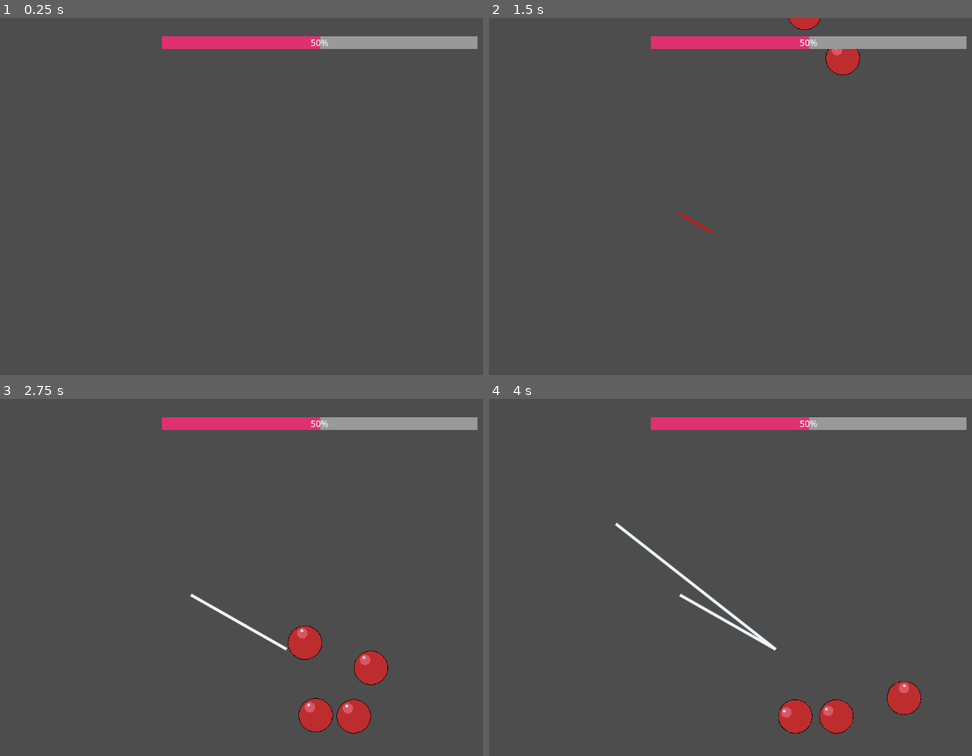
Above: before the commit, frames 1-4 (two rows, left to right).
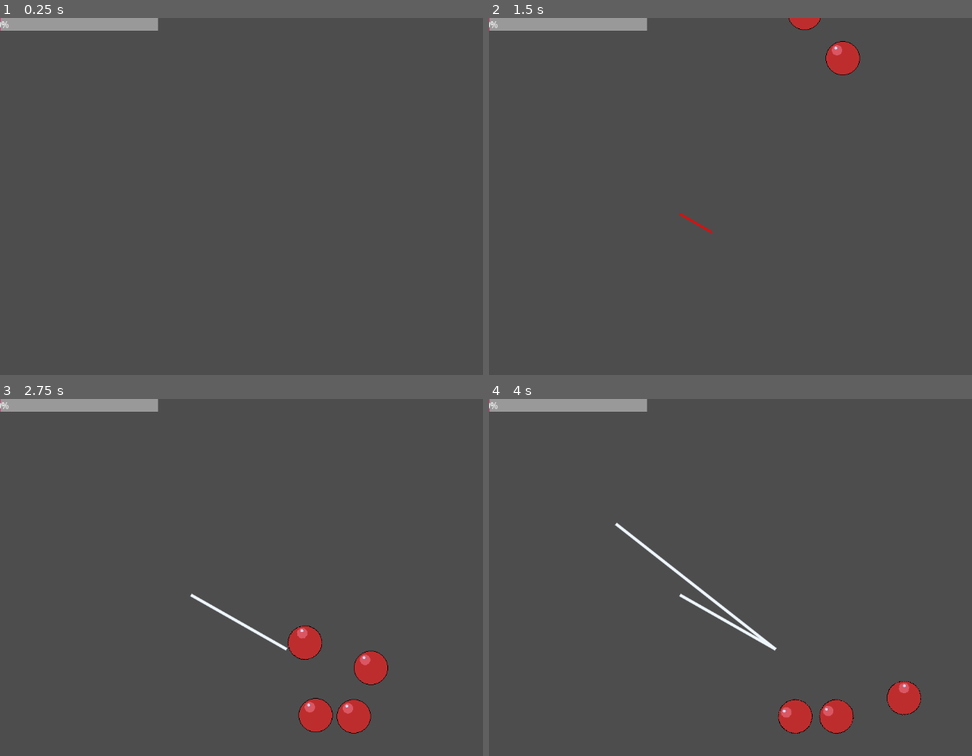
Above: after the commit, the same moments.

Repository: ozlow-hash/physics-rope
Game: Godot game, scene res://Level.tscn
Two runs of this game, one before a commit and one after it. Both use one fixed random seed, a clock stepped at 60 frames per second and the inputs below.
Inputs (mouse positions are in pixels of both pictures, inside the frame that each line leads up to):
- Up to frame 1 (0.25 s): no input
- Up to frame 2 (1.5 s): tap Enter at 0.5 s; move the mouse to (947, 178) at 0.52 s; press the mouse at (947, 178) at 0.53 s; release the mouse at (947, 178) at 1.25 s; drag from (682, 214) to (773, 267) at 1.27 s
- Up to frame 3 (2.75 s): move the mouse to (381, 498) at 2.02 s; press the mouse at (381, 498) at 2.03 s
- Up to frame 4 (4 s): release the mouse at (870, 498) at 2.75 s; drag from (773, 648) to (614, 523) at 2.77 s; move the mouse to (outside the picture) at 3.52 s; press the mouse at (outside the picture) at 3.53 s

The runs differ from the first frame. In frame 1, 3.5% of the frame differs, in the area x 0-99%, y 0-9%; in frame 2, 3.5%; in frame 3, 3.5%; in frame 4, 3.5%.
Error after the commit: Invalid access to property or key 'max_length' on a base object of type 'CanvasLayer'. (res://hud.gd:6)

Commit message:
Updated health bar

Diff:
--- a/Level.tscn
+++ b/Level.tscn
@@ -7,7 +7,7 @@
 
 [node name="Level" type="Node2D" unique_id=1858084982]
 
-[node name="Node2D" parent="." unique_id=1271217963 instance=ExtResource("1_bexhn")]
+[node name="Player" parent="." unique_id=1271217963 instance=ExtResource("1_bexhn")]
 
 [node name="Camera2D" type="Camera2D" parent="." unique_id=826693543]
 
--- a/Player.tscn
+++ b/Player.tscn
@@ -1,8 +1,28 @@
 [gd_scene format=3 uid="uid://ykqnk1mp8ktg"]
 
 [ext_resource type="Script" uid="uid://shv6rfvynb7l" path="res://player.gd" id="1_xhfnw"]
+[ext_resource type="Script" uid="uid://f2ymf0dm6rw6" path="res://hud.gd" id="2_kpjcp"]
 
-[node name="Node2D" type="Node2D" unique_id=1271217963]
+[sub_resource type="Theme" id="Theme_kne1u"]
+
+[sub_resource type="StyleBoxFlat" id="StyleBoxFlat_e80uo"]
+
+[sub_resource type="StyleBoxFlat" id="StyleBoxFlat_cxr5p"]
+bg_color = Color(0.8737798, 0.18982518, 0.44719082, 1)
+
+[node name="Player" type="Node2D" unique_id=1271217963]
 script = ExtResource("1_xhfnw")
 
-[connection signal="rope_placed" from="." to="." method="_on_rope_placed"]
+[node name="HUD" type="CanvasLayer" parent="." unique_id=1437678023]
+
+[node name="RopeBar" type="ProgressBar" parent="HUD" unique_id=405104947]
+offset_left = -285.0
+offset_right = 286.0
+offset_bottom = 23.0
+theme = SubResource("Theme_kne1u")
+theme_override_styles/background = SubResource("StyleBoxFlat_e80uo")
+theme_override_styles/fill = SubResource("StyleBoxFlat_cxr5p")
+value = 50.0
+script = ExtResource("2_kpjcp")
+
+[connection signal="length_change" from="." to="HUD/RopeBar" method="_on_player_length_change"]
--- a/global.gd
+++ b/global.gd
@@ -1,4 +1 @@
 extends Node
-
-
-var line_length = 0
--- a/hud.gd
+++ b/hud.gd
@@ -1,9 +1,11 @@
 extends ProgressBar
 
-@onready var rope_bar = $"."
+@onready var rope_bar = self
 
-#var rope_hp = 1000
-#var rope_lost = Global.line_length
-#
-#func _ready():
-	#rope_bar.value = rope_hp
+func _ready():
+	var player_max_length = get_parent().max_length
+	value = player_max_length
+
+
+func _on_player_length_change(player) -> void:
+	pass # Replace with function body.
--- a/hud.tscn
+++ b/hud.tscn
@@ -1,22 +1,3 @@
 [gd_scene format=3 uid="uid://xk330idfxyro"]
 
-[ext_resource type="Script" uid="uid://f2ymf0dm6rw6" path="res://hud.gd" id="1_37p78"]
-
-[sub_resource type="Theme" id="Theme_eia76"]
-
-[sub_resource type="StyleBoxFlat" id="StyleBoxFlat_m2ww5"]
-
-[sub_resource type="StyleBoxFlat" id="StyleBoxFlat_4pl60"]
-bg_color = Color(0.8737798, 0.18982518, 0.44719082, 1)
-
 [node name="hud" type="Node2D" unique_id=1067405907]
-
-[node name="RopeBar" type="ProgressBar" parent="." unique_id=1095105157]
-offset_left = -285.0
-offset_right = 286.0
-offset_bottom = 23.0
-theme = SubResource("Theme_eia76")
-theme_override_styles/background = SubResource("StyleBoxFlat_m2ww5")
-theme_override_styles/fill = SubResource("StyleBoxFlat_4pl60")
-value = 50.0
-script = ExtResource("1_37p78")
--- a/player.gd
+++ b/player.gd
@@ -1,14 +1,14 @@
 extends Node2D
 
-#signal rope_placed()
+signal length_change()
 
 var draw_start: Vector2
 var draw_held: Vector2
 var draw_end: Vector2
 var dragging = false
 
-#var line_length = 0
-#var length = draw_start.distance_to(draw_end)
+var max_length = 100
+var line_length = 0 #current line length
 
 var drawn_lines = [] #stores completed liens
 
@@ -27,9 +27,8 @@
 			dragging = false
 			draw_end = get_global_mouse_position()
 			drawn_lines.append({"start": draw_start, "end": draw_end})
-			Global.line_length = draw_start.distance_to(draw_end)
+			line_length = draw_start.distance_to(draw_end)
 			create_line_collision()
-			#rope_placed.emit(Global.line_length)
 
 			queue_redraw()
 	elif event is InputEventMouseMotion and dragging: #draw the preview of the line
@@ -43,7 +42,7 @@
 	#create shape and size of collision
 	var shape = RectangleShape2D.new()
 	var height = 10
-	var col_shape = Vector2(Global.line_length,height)
+	var col_shape = Vector2(line_length,height)
 	shape.size = col_shape
 
 	#set angle of collision
@@ -65,5 +64,3 @@
 	if dragging:
 		draw_line(draw_start, draw_held, Color.RED, 2, true)
 #
-#func _on_rope_placed() -> void:
-	#pass # Replace with function body.
